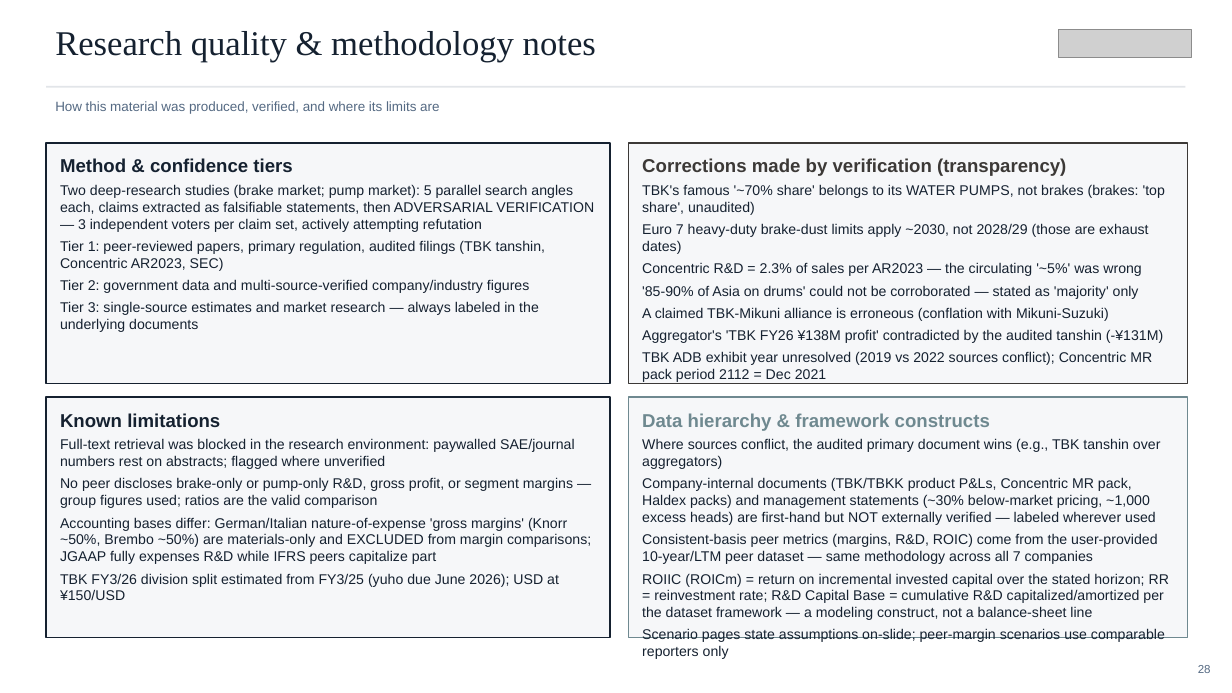
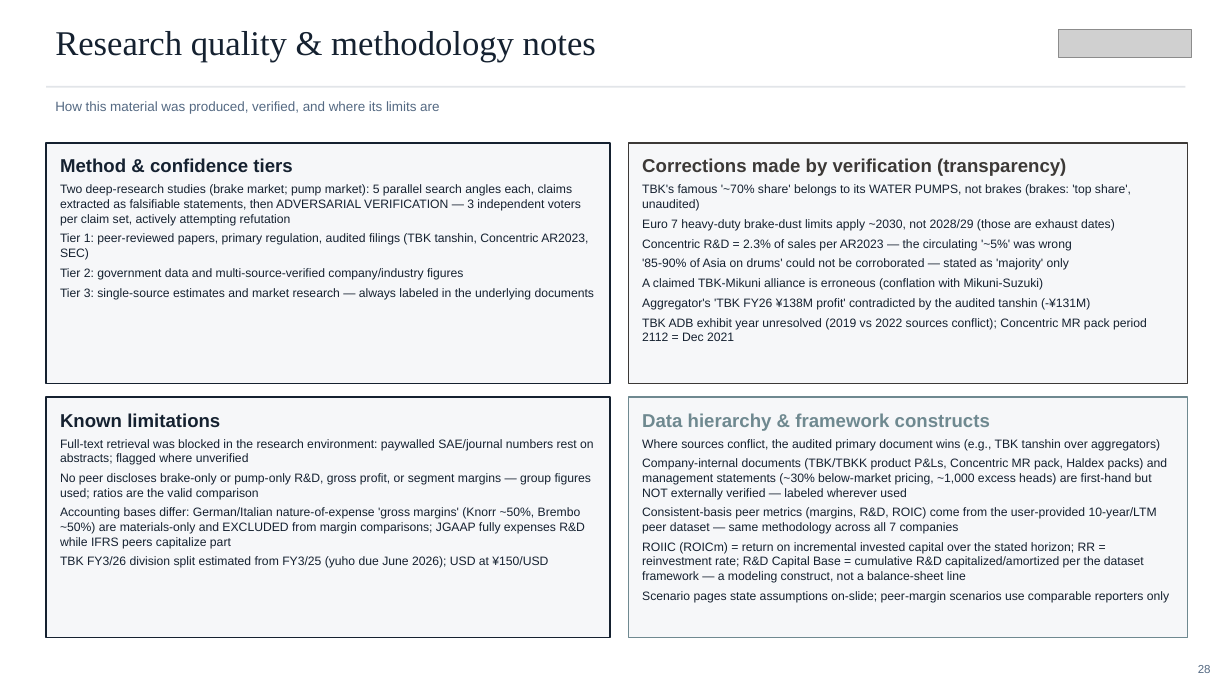
Before and after one commit to charette-lab/Claude, a slide deck: slide 28 of TBK_rd_gap_slides.pptx. Drawn at 1232x693 pixels with LibreOffice and Linux fonts; fonts in the diff are those of the drawing; grey boxes stand for pictures. Boxes give left, top, right and bottom in pixels: in the first picture for what was removed or moved away, otherwise in the second. Text is boxed around its words. In the diff, an @@ line names an element or a change of style, - is before the commit and + after.

```diff
--- a/TBK_rd_gap_slides.pptx
+++ b/TBK_rd_gap_slides.pptx
@@ text in rectangle at box(60, 184, 594, 300): size 11 to 9.5 pt @@
@@ text in rectangle at box(642, 184, 1147, 341): size 11 to 9.5 pt @@
@@ text in rectangle at box(60, 439, 594, 568): size 11 to 9.5 pt @@
@@ text in rectangle at box(642, 439, 1169, 603): size 11 to 9.5 pt @@
```
Also in this commit, not shown: 1 other slide changed, 1 other file.
